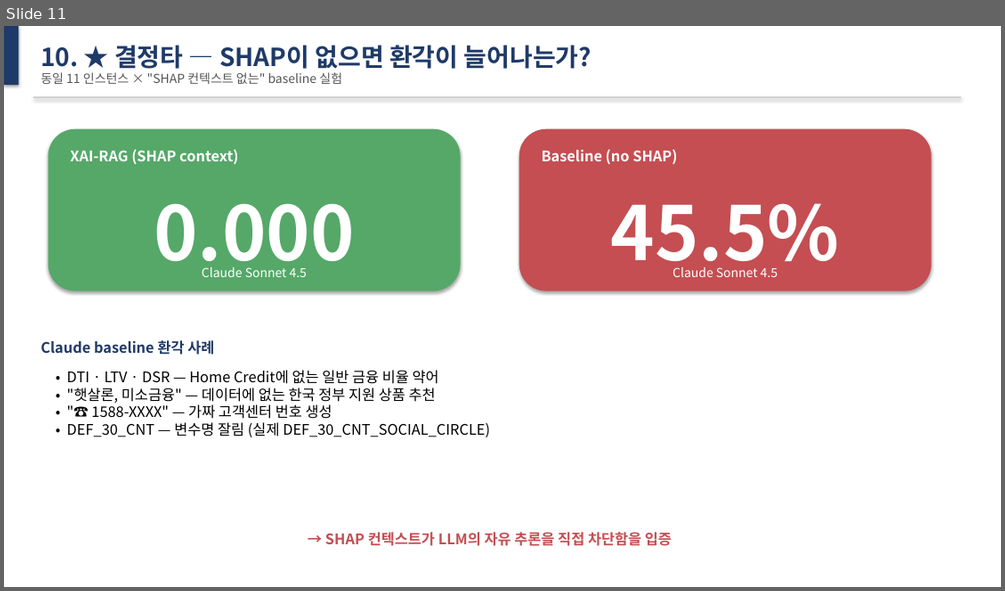
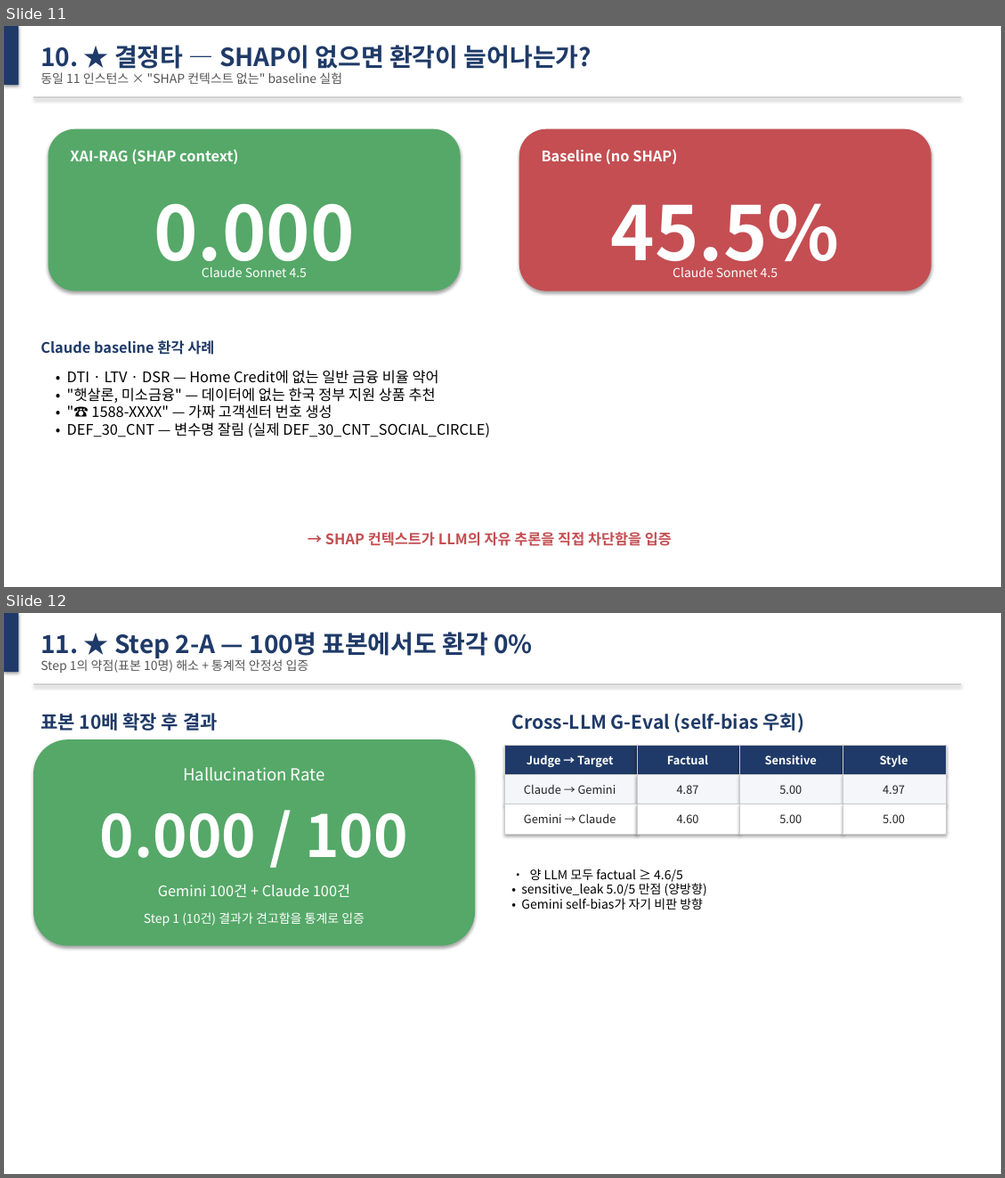
Before and after one commit to Tim-Green0/tabnet-xai-rag-credit, a slide deck: paper/midterm_slides.pptx. Shown one above the other, each under a label of ours: slide 11 before the commit, slides 11 and 12 after it. The pictures are 1005x591 and 1005x1178 pixels, drawn with LibreOffice and Linux fonts; fonts in the diff are those of the drawing. Boxes give left, top, right and bottom in pixels: in the first picture for what was removed or moved away, otherwise in the second. Text is boxed around its words. In the diff, an @@ line names an element or a change of style, - is before the commit and + after.

```diff
--- a/paper/midterm_slides.pptx
+++ b/paper/midterm_slides.pptx
@@ slide 12 added at [4,613,1001,1174], background #FFFFFF @@
@@ rectangle added at [4,613,19,672], fill #1F3A68 @@
@@ text added at [40,632,532,660], 24 pt, text #1F3A68, bold @@
+11. ★ Step 2-A — 100명 표본에서도 환각 0%
@@ text added at [40,657,309,673], 12 pt, text #555555 @@
+Step 1의 약점(표본 10명) 해소 + 통계적 안정성 입증
@@ rectangle added at [33,683,961,685], fill #CCCCCC @@
@@ text added at [40,713,218,730], 18 pt, text #1F3A68, bold @@
+표본 10배 확장 후 결과
@@ text added at [511,713,805,732], 18 pt, text #1F3A68, bold @@
+Cross-LLM G-Eval (self-bias 우회)
@@ rounded rectangle added at [33,739,475,946], fill #55A868 @@
@@ rectangle added at [504,746,637,774], fill #1F3A68, outline #CCCCCC 0.75 pt, 11 pt, text #FFFFFF, bold @@
+Judge → Target
@@ rectangle added at [637,746,740,774], fill #1F3A68, outline #CCCCCC 0.75 pt, 11 pt, text #FFFFFF, bold @@
+Factual
@@ rectangle added at [740,746,843,774], fill #1F3A68, outline #CCCCCC 0.75 pt, 11 pt, text #FFFFFF, bold @@
+Sensitive
@@ rectangle added at [843,746,947,774], fill #1F3A68, outline #CCCCCC 0.75 pt, 11 pt, text #FFFFFF, bold @@
+Style
@@ text added at [183,767,325,780], 16 pt, text #FFFFFF @@
+Hallucination Rate
@@ rectangle added at [504,775,637,804], fill #F4F6FA, outline #CCCCCC 0.75 pt, 11 pt, text #222222 @@
+Claude → Gemini
@@ rectangle added at [637,775,740,804], fill #F4F6FA, outline #CCCCCC 0.75 pt, 11 pt, text #222222 @@
+4.87
@@ rectangle added at [740,775,843,804], fill #F4F6FA, outline #CCCCCC 0.75 pt, 11 pt, text #222222 @@
+5.00
@@ rectangle added at [843,775,947,804], fill #F4F6FA, outline #CCCCCC 0.75 pt, 11 pt, text #222222 @@
+4.97
@@ text added at [100,812,408,858], 56 pt, text #FFFFFF, bold @@
+0.000 / 100
@@ rectangle added at [504,804,637,834], fill #FFFFFF, outline #CCCCCC 0.75 pt, 11 pt, text #222222 @@
+Gemini → Claude
@@ rectangle added at [637,804,740,834], fill #FFFFFF, outline #CCCCCC 0.75 pt, 11 pt, text #222222 @@
+4.60
@@ rectangle added at [740,804,843,834], fill #FFFFFF, outline #CCCCCC 0.75 pt, 11 pt, text #222222 @@
+5.00
@@ rectangle added at [843,804,947,834], fill #FFFFFF, outline #CCCCCC 0.75 pt, 11 pt, text #222222 @@
+5.00
@@ text added at [521,868,707,909], 12 pt, text #000000 @@
+• 양 LLM 모두 factual ≥ 4.6/5
+• sensitive_leak 5.0/5 만점 (양방향)
+• Gemini self-bias가 자기 비판 방향
@@ text added at [158,884,350,897], 14 pt, text #FFFFFF @@
+Gemini 100건 + Claude 100건
@@ text added at [144,912,364,925], 12 pt, text #FFFFFF @@
+Step 1 (10건) 결과가 견고함을 통계로 입증
```
Also in this commit, not shown: 2 slides changed, 1 other slide added, 6 other files.
